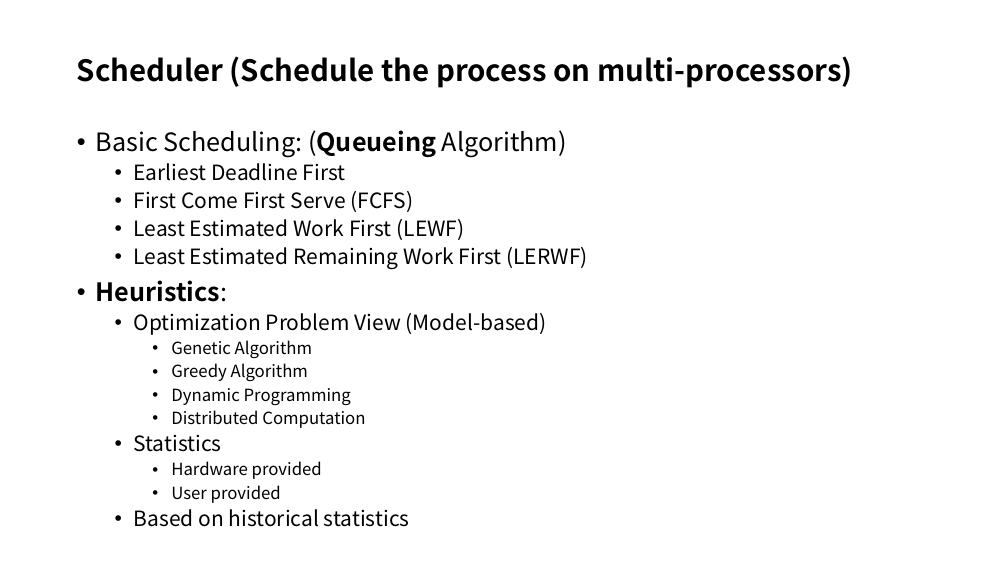
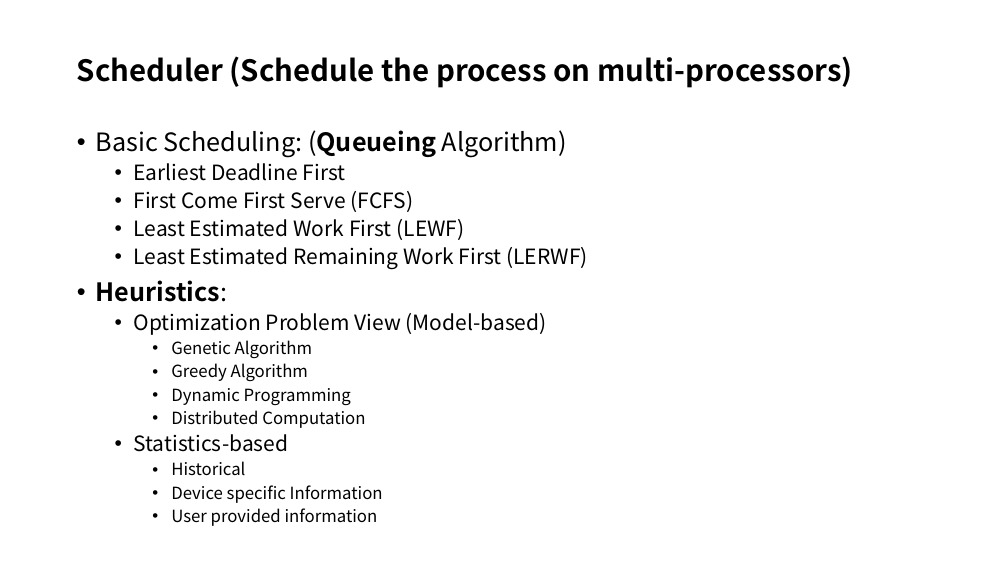
Before and after one commit to LiuYingying0104/AIOS, a slide deck: slide 4 of Papers/ML Apply in OS/updates.pptx. Drawn at 1008x567 pixels with LibreOffice and Linux fonts; fonts in the diff are those of the drawing. Boxes give left, top, right and bottom in pixels: in the first picture for what was removed or moved away, otherwise in the second. Text is boxed around its words. In the diff, an @@ line names an element or a change of style, - is before the commit and + after.

```diff
--- a/Papers/ML Apply in OS/updates.pptx
+++ b/Papers/ML Apply in OS/updates.pptx
@@ text at <box>134,434,383,526</box>: text changed; size 20 to 16 pt @@
-  • Statistics
-    • Hardware provided
-    • User provided
-  • Based on historical statistics
+  • Statistics-based
+    • Historical
+    • Device specific Information
+    • User provided information
```
Also in this commit, not shown: 2 other slides changed, 1 slide added, 2 other files.
